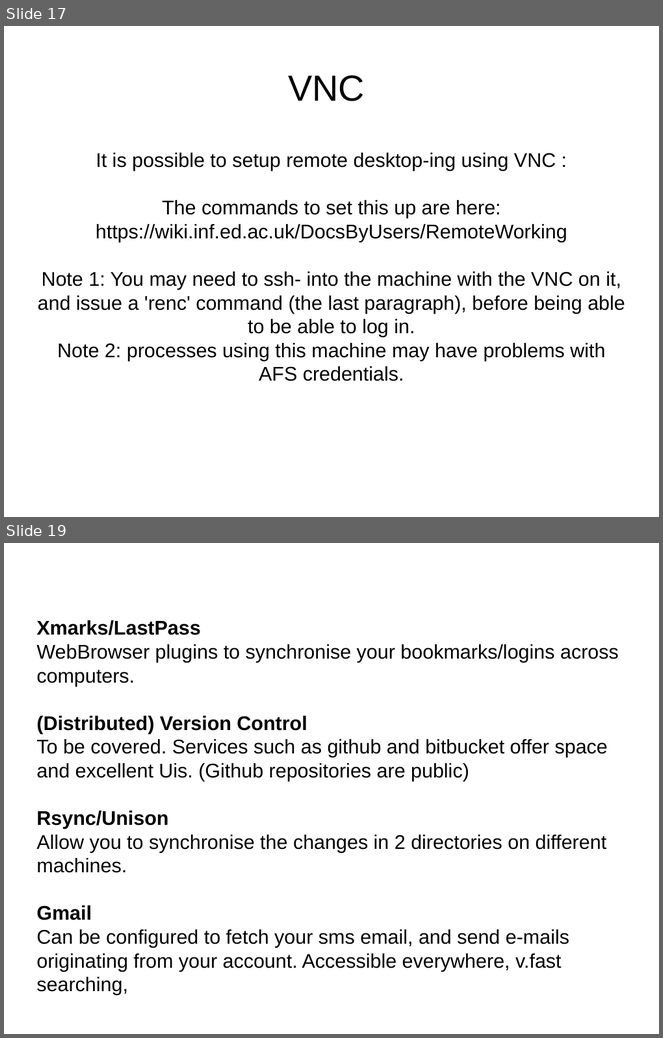
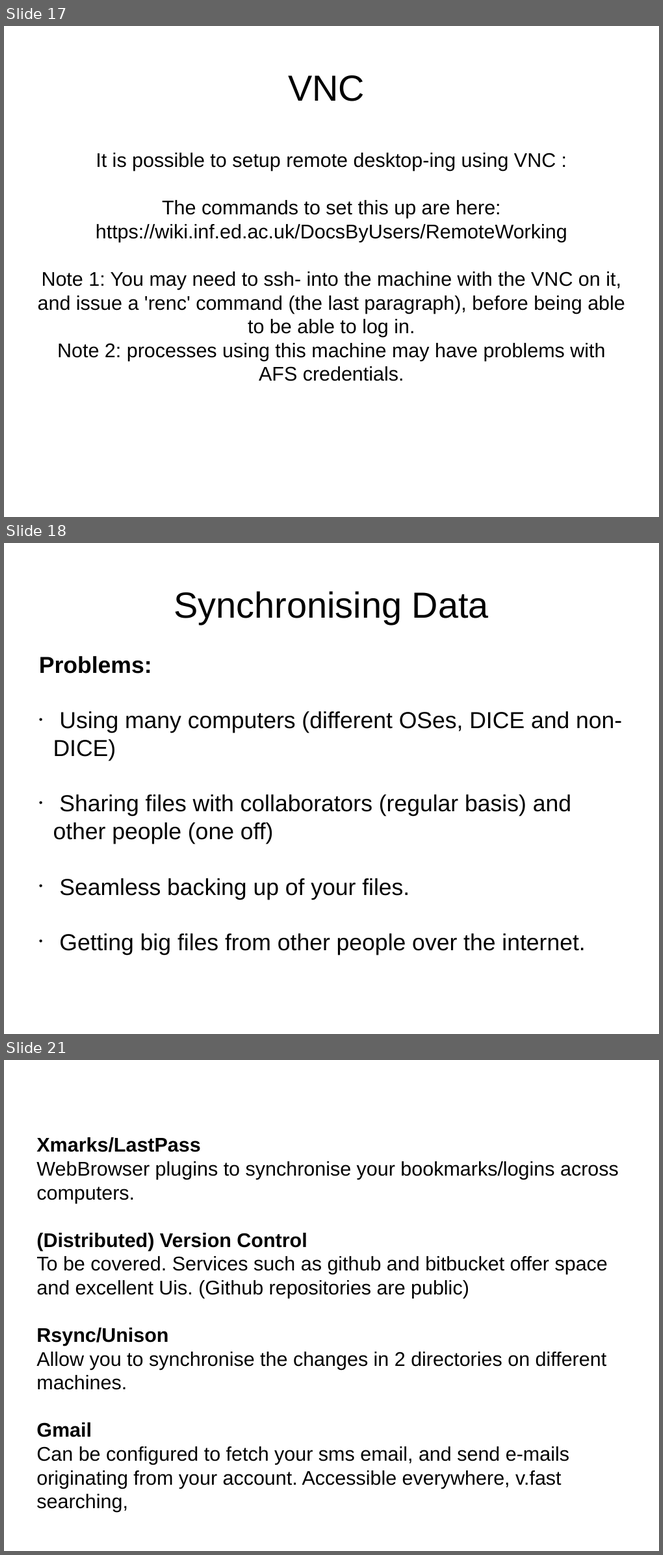
Before and after one commit to mikehulluk/IntroductionToResearchComputing, a slide deck: Wk2/WorkingRemotelyAndSynchronously.odp. Shown one above the other, each under a label of ours: slides 17 and 19 before the commit, slides 17, 18 and 21 after it; the slides between them are not shown. The pictures are 663x1038 and 663x1555 pixels, drawn with LibreOffice and Linux fonts; fonts in the diff are those of the drawing. Boxes give left, top, right and bottom in pixels: in the first picture for what was removed or moved away, otherwise in the second. Text is boxed around its words. In the diff, an @@ line names an element or a change of style, - is before the commit and + after.

```diff
--- a/Wk2/WorkingRemotelyAndSynchronously.odp
+++ b/Wk2/WorkingRemotelyAndSynchronously.odp
@@ slide 18 added at <box>4,543,659,1034</box>, background #FFFFFF @@
@@ title added at <box>174,591,489,624</box>, 44 pt, text #000000 @@
+Synchronising Data
@@ subtitle added at <box>39,656,622,955</box>, 28 pt, text #000000 @@
+Problems:
+• Using many computers (different OSes, DICE and non-DICE)
+• Sharing files with collaborators (regular basis) and other people (one off)
+• Seamless backing up of your files.
+• Getting big files from other people over the internet.
@@ what was slide 19 is now slide 21 @@
```
Also in this commit, not shown: 2 other slides added, 1 slide removed.
